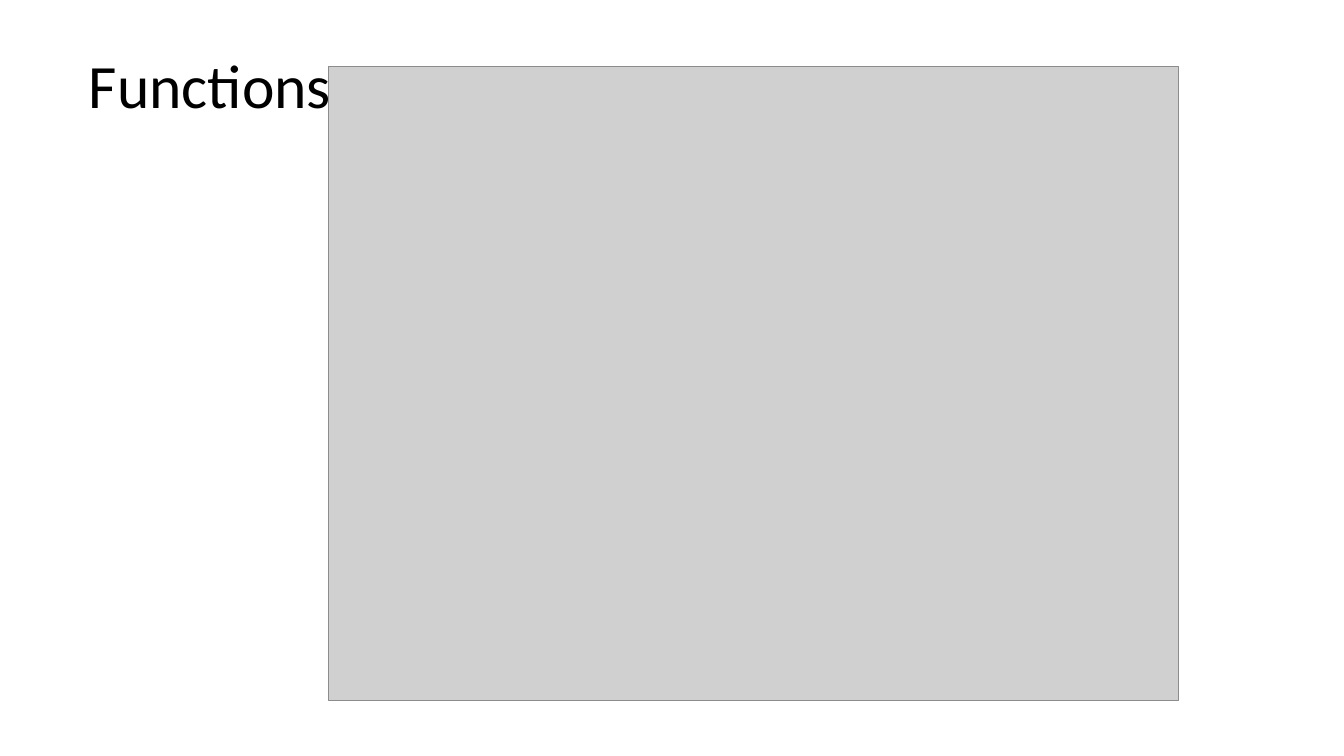
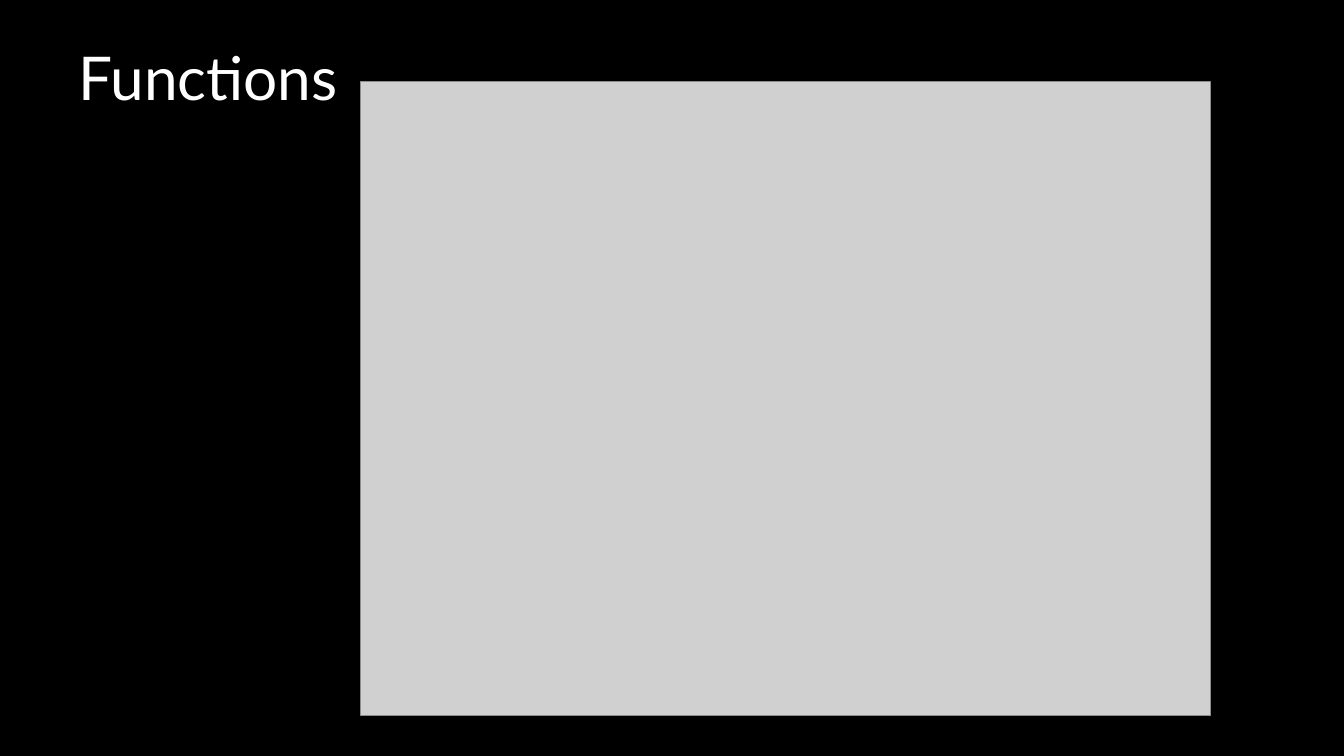
Before and after one commit to vfa-cancc/simpleapp, a slide deck: slide 4 of document/VFA-iOS-testing.pptx. Drawn at 1344x756 pixels with LibreOffice and Linux fonts; fonts in the diff are those of the drawing; grey boxes stand for pictures. Boxes give left, top, right and bottom in pixels: in the first picture for what was removed or moved away, otherwise in the second. Text is boxed around its words. In the diff, an @@ line names an element or a change of style, - is before the commit and + after.

```diff
--- a/document/VFA-iOS-testing.pptx
+++ b/document/VFA-iOS-testing.pptx
@@ freeform shape added at (0,0,1344,756), fill #000000 @@
@@ title "Functions" at (79,55,338,101): size 44 to 43.1 pt, font Calibri to Lato, text colour #000000 to #FFFFFF; line spacing 0.9 to 1; vertical alignment middle to top @@
@@ picture: place and size @@
-picture at (329,67,1179,701)
+picture at (361,82,1212,716)
```
Also in this commit, not shown: 14 other slides changed, 13 slides added, 1 slide removed, 1 other file.
